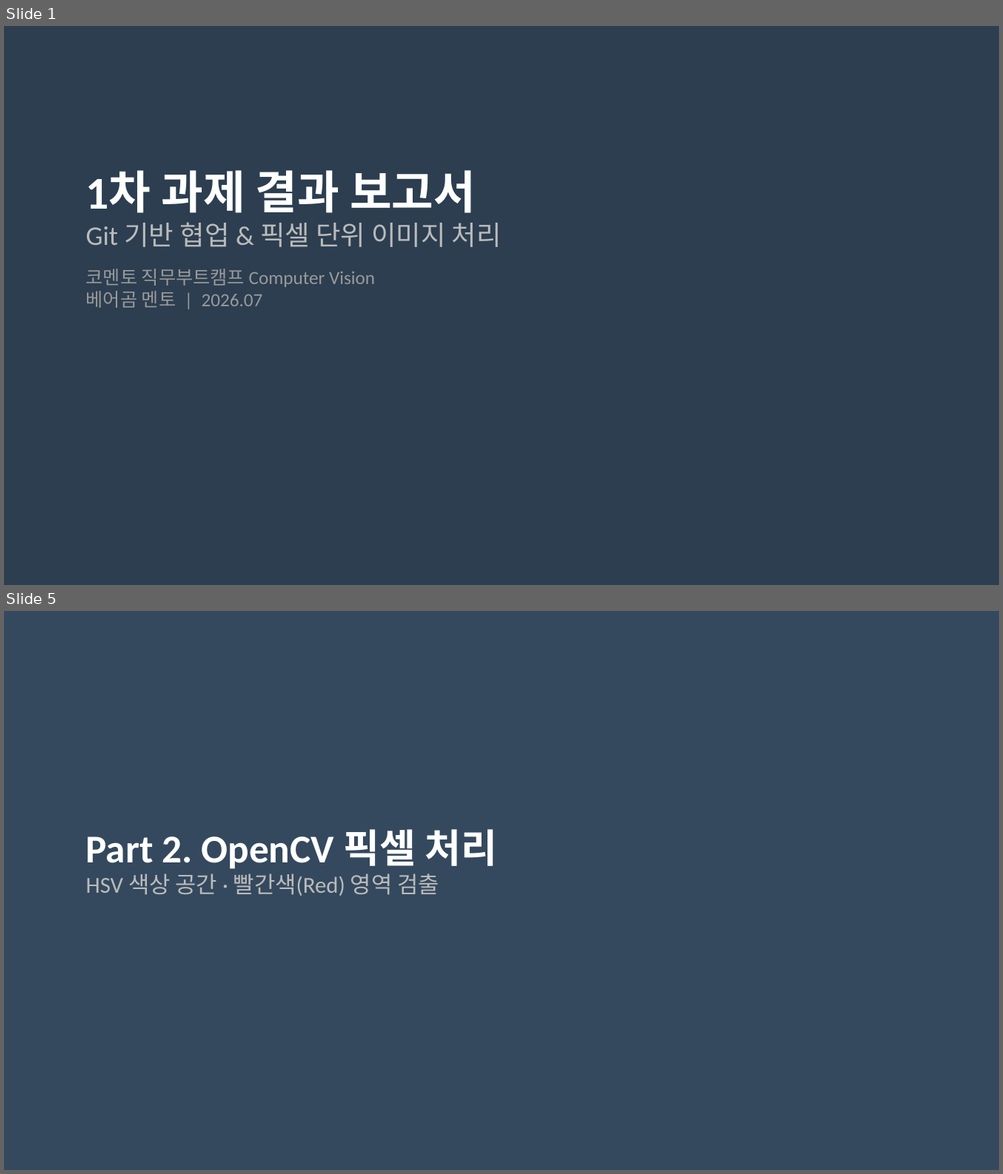
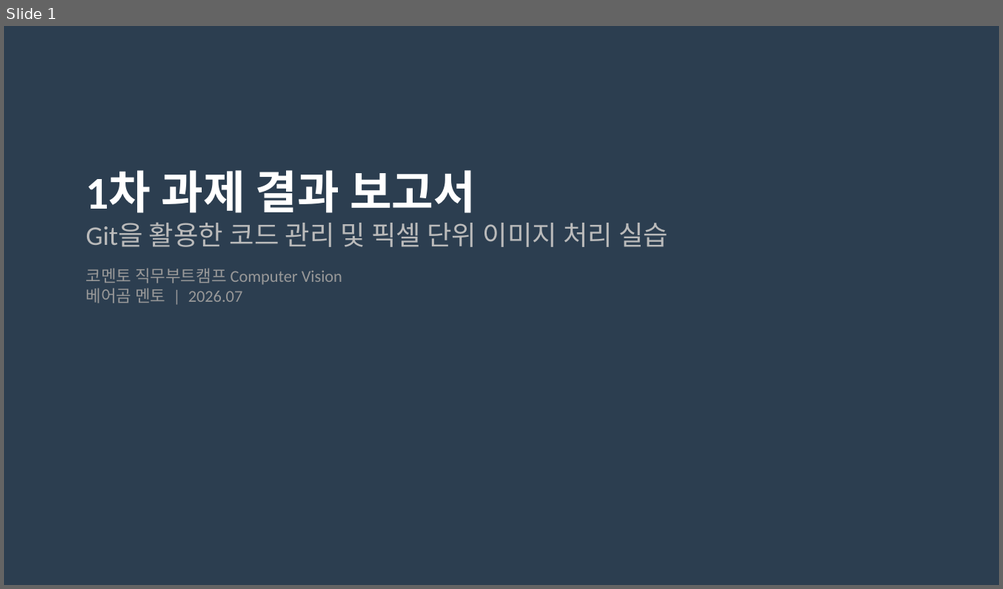
Before and after one commit to jsm0308/Bootcamp-CV, a slide deck: presentation.pptx. Shown one above the other, each under a label of ours: slides 1 and 5 before the commit, slide 1 after it; the slides between them are not shown. The pictures are 1003x1174 and 1003x589 pixels, drawn with LibreOffice and Linux fonts; fonts in the diff are those of the drawing. Boxes give left, top, right and bottom in pixels: in the first picture for what was removed or moved away, otherwise in the second. Text is boxed around its words. In the diff, an @@ line names an element or a change of style, - is before the commit and + after.

```diff
--- a/presentation.pptx
+++ b/presentation.pptx
@@ slide 5 removed at (x1=4, y1=611, x2=999, y2=1170), background #34495E @@
@@ text removed at (x1=86, y1=829, x2=498, y2=896) @@
-Part 2. OpenCV 픽셀 처리
-HSV 색상 공간 · 빨간색(Red) 영역 검출
@@ slide 1 changed as well @@
@@ text at (x1=86, y1=222, x2=668, y2=247): text changed @@
-Git 기반 협업 & 픽셀 단위 이미지 처리
+Git을 활용한 코드 관리 및 픽셀 단위 이미지 처리 실습
@@ text at (x1=86, y1=268, x2=342, y2=304): size 18 to 16 pt in "코멘토 직무부트캠프 Computer Vision", "베어곰 멘토 | 2026.07" @@
```
Also in this commit, not shown: 1 other slide changed, 7 slides added, 13 other slides removed, 6 other files.
